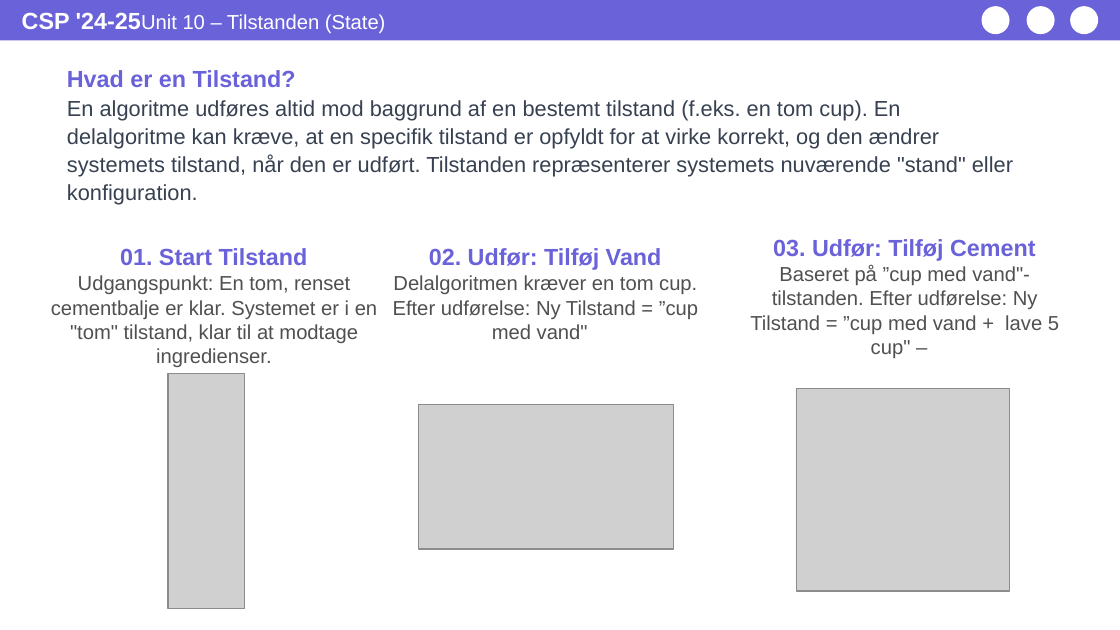
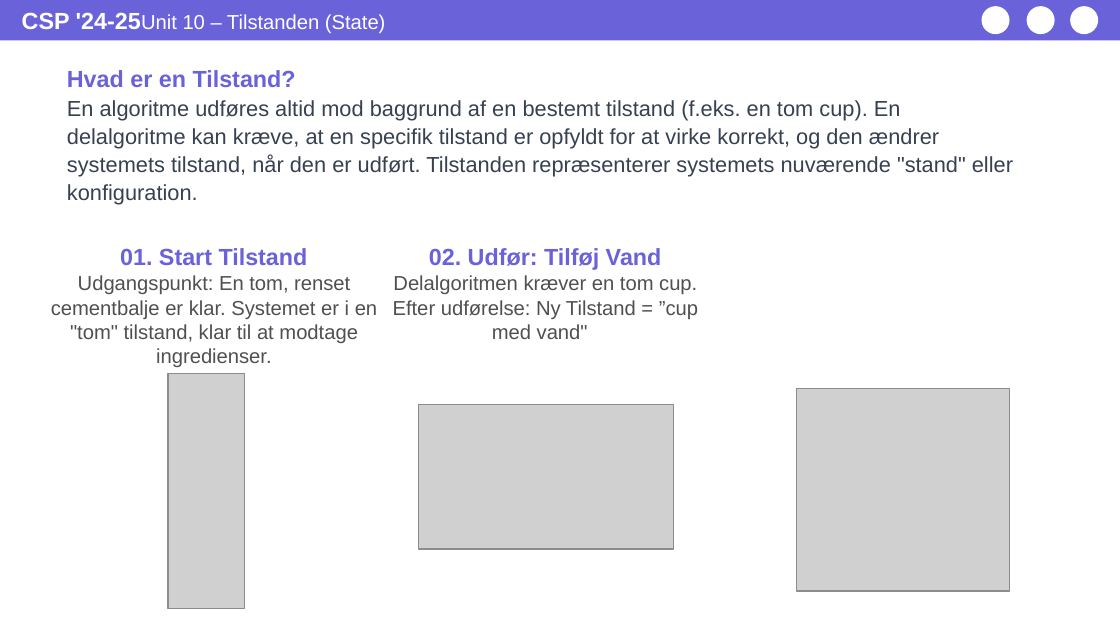
Before and after one commit to xiaoleibi/DMU26, a slide deck: slide 15 of ppt/Uge37_tirsdag_Algoritmer - Grundlæggende Programmering.pptx (slide 12 before the commit). Drawn at 1120x630 pixels with LibreOffice and Linux fonts; fonts in the diff are those of the drawing; grey boxes stand for pictures. Boxes give left, top, right and bottom in pixels: in the first picture for what was removed or moved away, otherwise in the second. Text is boxed around its words. In the diff, an @@ line names an element or a change of style, - is before the commit and + after.

```diff
--- a/ppt/Uge37_tirsdag_Algoritmer - Grundlæggende Programmering.pptx
+++ b/ppt/Uge37_tirsdag_Algoritmer - Grundlæggende Programmering.pptx
@@ text removed at [750,239,1059,334] @@
-03. Udfør: Tilføj Cement
-Baseret på ”cup med vand"-tilstanden. Efter udførelse: Ny Tilstand = ”cup med vand + lave 5 cup" –
```
Also in this commit, not shown: 7 other slides changed, 3 slides added, 2 slides removed, 5 other files.
